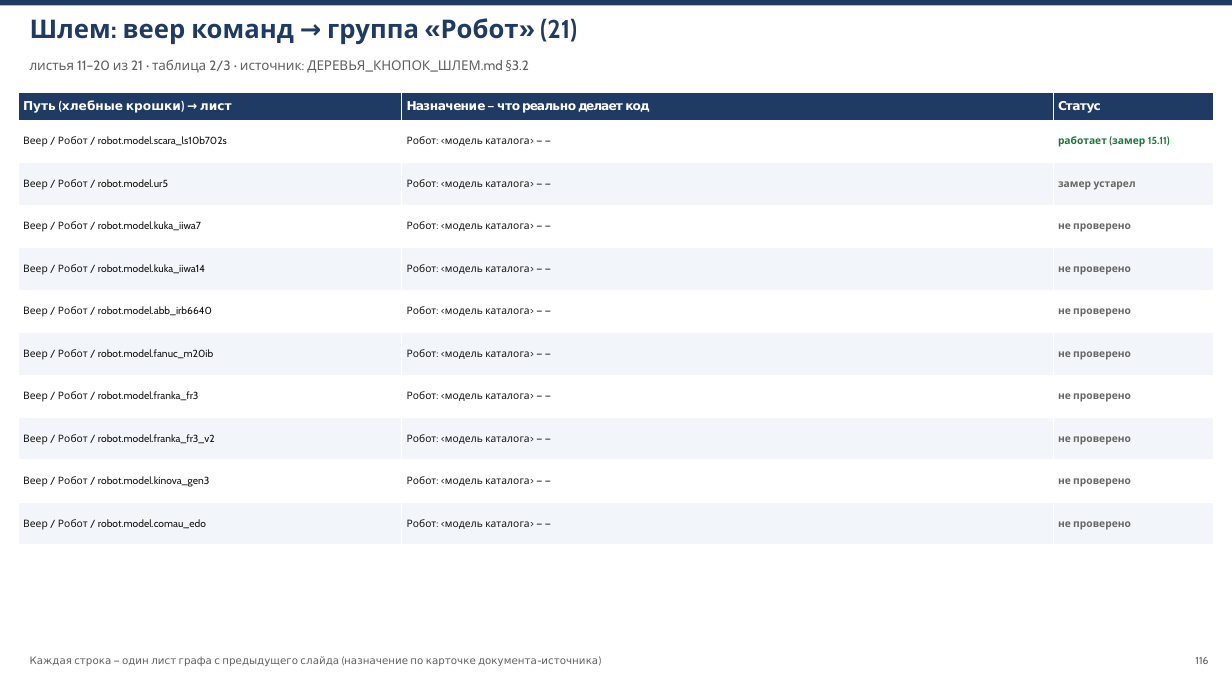
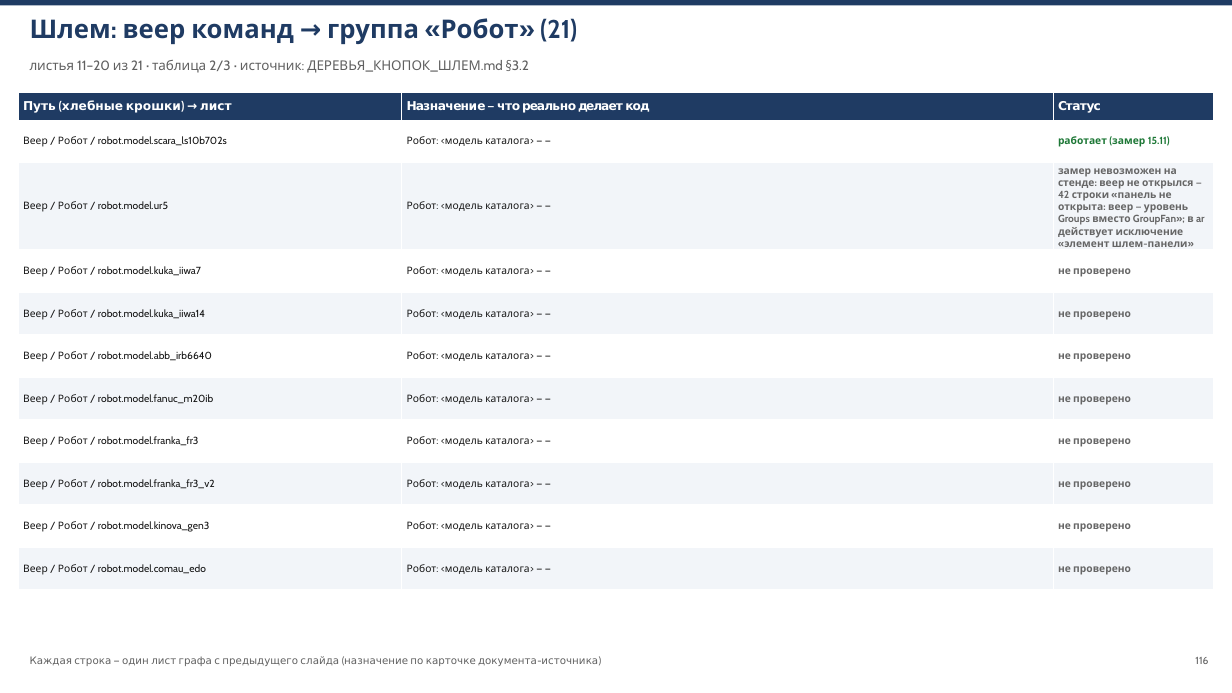
Before and after one commit to V1iktorK/KazistovVv, a slide deck: slide 116 of Docs/КОНСПЕКТ_КНОПОК.pptx. Drawn at 1232x693 pixels with LibreOffice and Linux fonts; fonts in the diff are those of the drawing. Boxes give left, top, right and bottom in pixels: in the first picture for what was removed or moved away, otherwise in the second. Text is boxed around its words. In the diff, an @@ line names an element or a change of style, - is before the commit and + after.

Commit message:
кампания «каждый листочек путеводителя закрыт», волна 4 (документы): 22 листа закрыты (13 замером самопрогона 17.11 — AR 454 элемента/0 провалов, VR+MR 17.11, MR-чистое состояние; 9 тестами), 60 получили честную причину «замер невозможен на стенде» (+1 частично), снято с CSV, осталось 273

```diff
--- a/Docs/КОНСПЕКТ_КНОПОК.pptx
+++ b/Docs/КОНСПЕКТ_КНОПОК.pptx
@@ table at (x1=18, y1=92, x2=1214, y2=579) @@
-row 3, column 3: замер устарел
+row 3, column 3: замер невозможен на стенде: веер не открылся — 42 строки «панель не открыта: веер — уровень Groups вместо GroupFan»; в ar действует исключение «элемент шлем-панели»
```
Also in this commit, not shown: 19 other slides changed, 1 other file.
